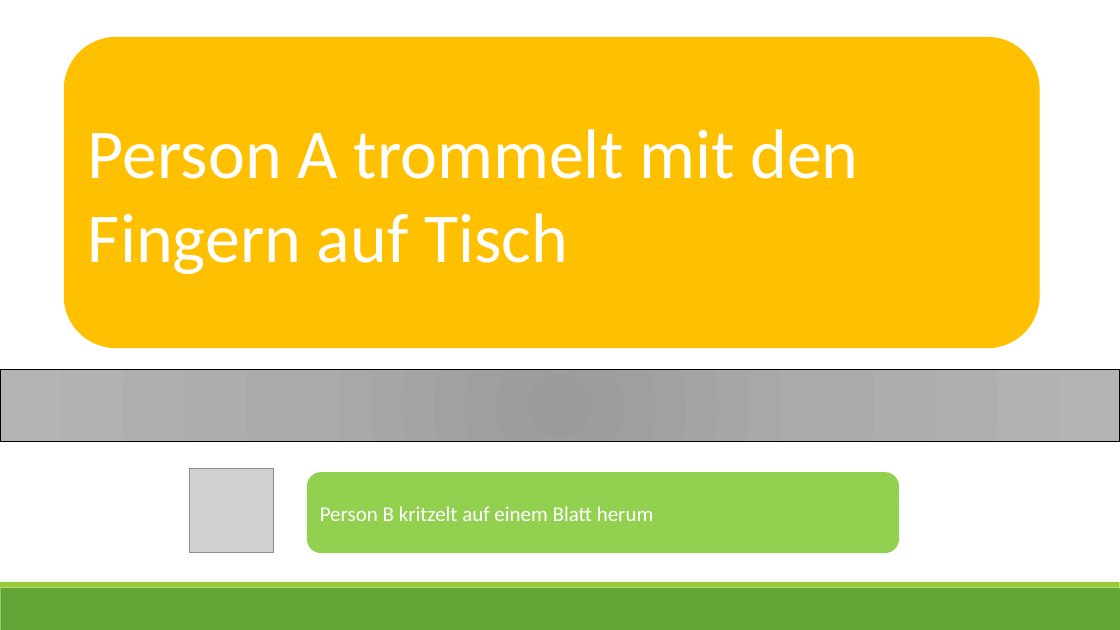
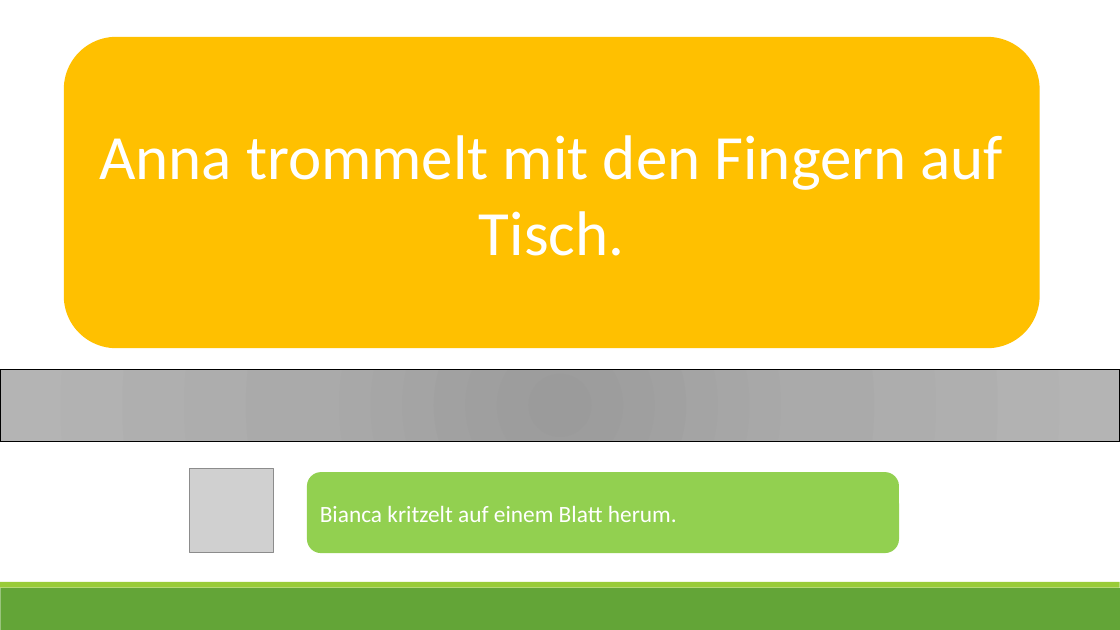
Before and after one commit to ginaamri/Mandy-PhD, a slide deck: slide 11 of studies/Laborstudie ProVisioNET/Scripts/6_script_provisionet_AL.pptx. Drawn at 1120x630 pixels with LibreOffice and Linux fonts; fonts in the diff are those of the drawing; grey boxes stand for pictures. Boxes give left, top, right and bottom in pixels: in the first picture for what was removed or moved away, otherwise in the second. Text is boxed around its words. In the diff, an @@ line names an element or a change of style, - is before the commit and + after.

```diff
--- a/studies/Laborstudie ProVisioNET/Scripts/6_script_provisionet_AL.pptx
+++ b/studies/Laborstudie ProVisioNET/Scripts/6_script_provisionet_AL.pptx
@@ text in rounded rectangle at (99,135,1003,256): text changed; size 60 to 54 pt @@
-Person A trommelt mit den Fingern auf Tisch
+Anna trommelt mit den Fingern auf Tisch.
@@ text in rounded rectangle at (320,506,677,522): text changed; size 18 to 20 pt @@
-Person B kritzelt auf einem Blatt herum
+Bianca kritzelt auf einem Blatt herum.
```
Also in this commit, not shown: 18 other slides changed, 8 other files.
